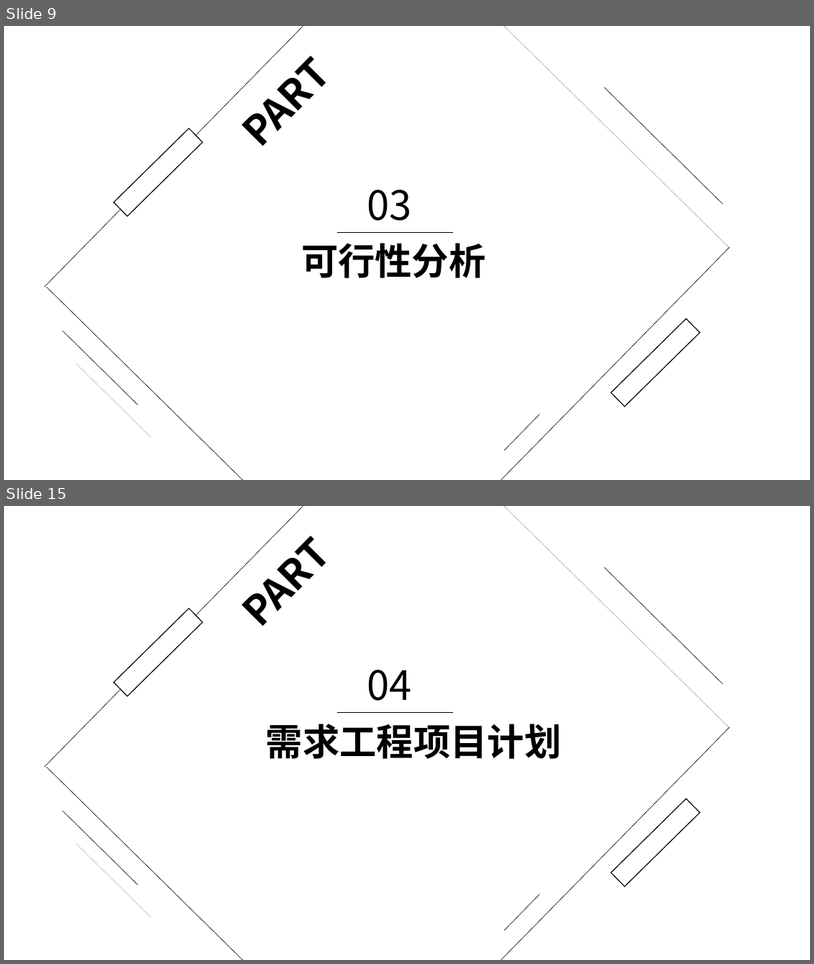
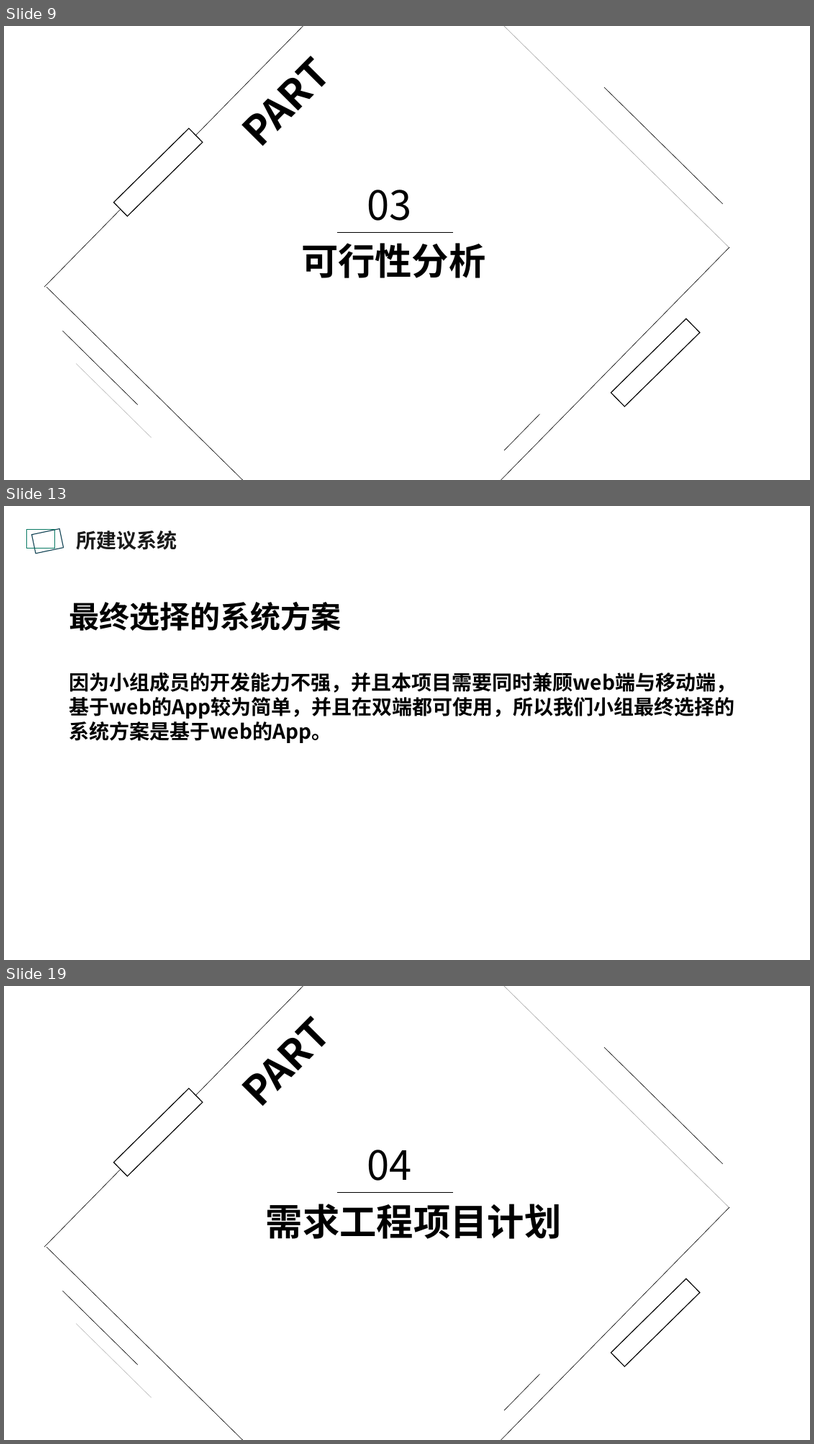
Before and after one commit to PRD2018-G10/TeachingAssistWebsiteProject, a slide deck: 受控文档/2.需求工程项目计划/PRD2018-G10-需求工程项目计划评审.pptx. Shown one above the other, each under a label of ours: slides 9 and 15 before the commit, slides 9, 13 and 19 after it; the slides between them are not shown. The pictures are 814x964 and 814x1444 pixels, drawn with LibreOffice and Linux fonts; fonts in the diff are those of the drawing; background and template pictures are left out. Boxes give left, top, right and bottom in pixels: in the first picture for what was removed or moved away, otherwise in the second. Text is boxed around its words. In the diff, an @@ line names an element or a change of style, - is before the commit and + after.

Commit message:
更新了WBS，需求工程项目计划

```diff
--- a/受控文档/2.需求工程项目计划/PRD2018-G10-需求工程项目计划评审.pptx
+++ b/受控文档/2.需求工程项目计划/PRD2018-G10-需求工程项目计划评审.pptx
@@ slide 13 added at [4, 506, 810, 960], background picture (left out) @@
@@ rectangle added at [26, 529, 55, 548], outline #0A7A64 1 pt @@
@@ rectangle added at [32, 529, 64, 554], outline #184858 1 pt @@
@@ text added at [76, 530, 177, 550], 24 pt, text #1A1A1A, bold @@
+所建议系统
@@ text added at [70, 602, 736, 743], 24 pt, text #000000, bold @@
+最终选择的系统方案
+因为小组成员的开发能力不强，并且本项目需要同时兼顾web端与移动端，基于web的App较为简单，并且在双端都可使用，所以我们小组最终选择的系统方案是基于web的App。
@@ what was slide 15 is now slide 19 @@
```
Also in this commit, not shown: 5 slides changed, 4 other slides added, 3 other files.
